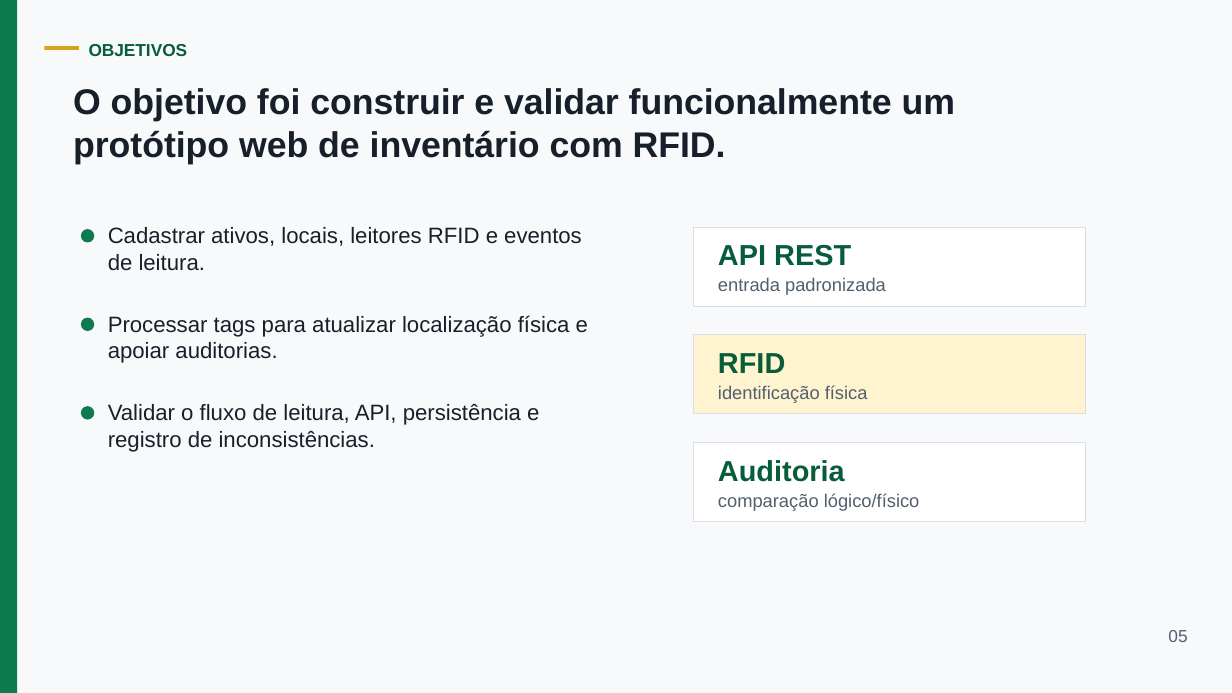
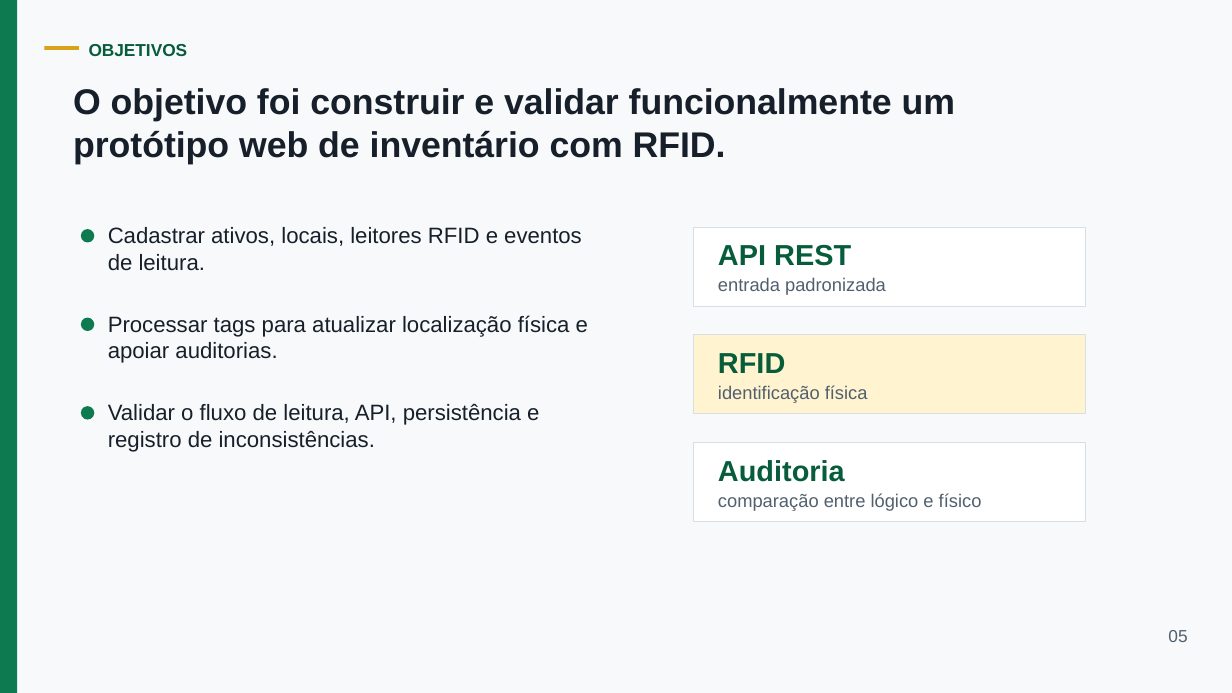
Before and after one commit to EzekLobo/InventoryRFID, a slide deck: slide 5 of docs/tcc/apresentacao-inventoryrfid-15min.pptx. Drawn at 1232x693 pixels with LibreOffice and Linux fonts; fonts in the diff are those of the drawing. Boxes give left, top, right and bottom in pixels: in the first picture for what was removed or moved away, otherwise in the second. Text is boxed around its words. In the diff, an @@ line names an element or a change of style, - is before the commit and + after.

Commit message:
docs(slides): revise defense presentation grammar

```diff
--- a/docs/tcc/apresentacao-inventoryrfid-15min.pptx
+++ b/docs/tcc/apresentacao-inventoryrfid-15min.pptx
@@ text at <box>718,493,982,511</box>: text changed @@
-comparação lógico/físico
+comparação entre lógico e físico
```
Also in this commit, not shown: 7 other slides changed, 28 other files.
